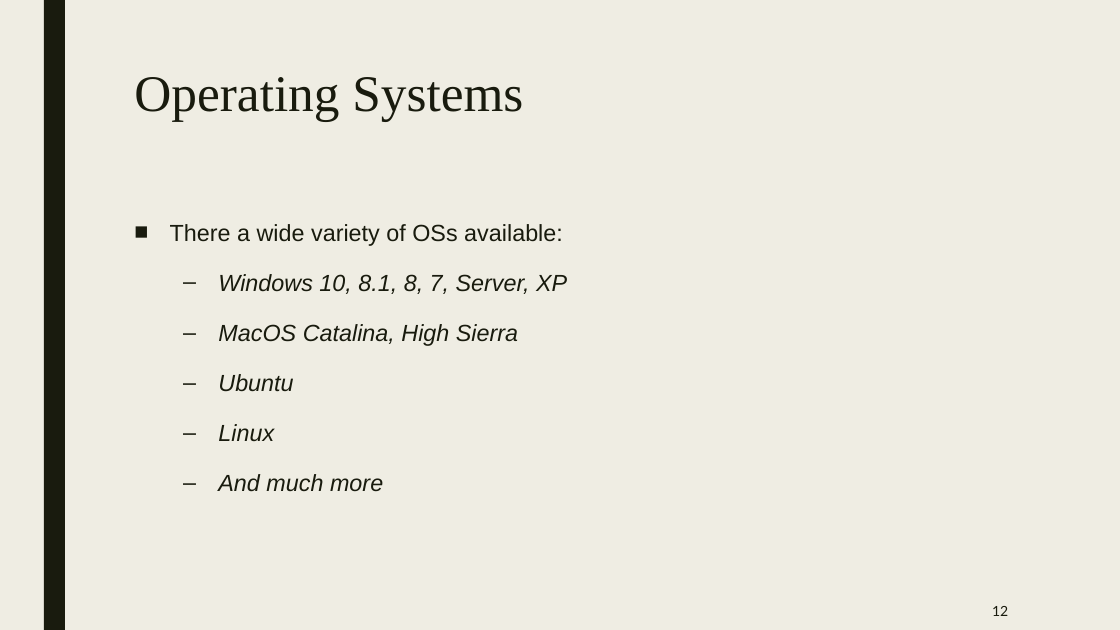
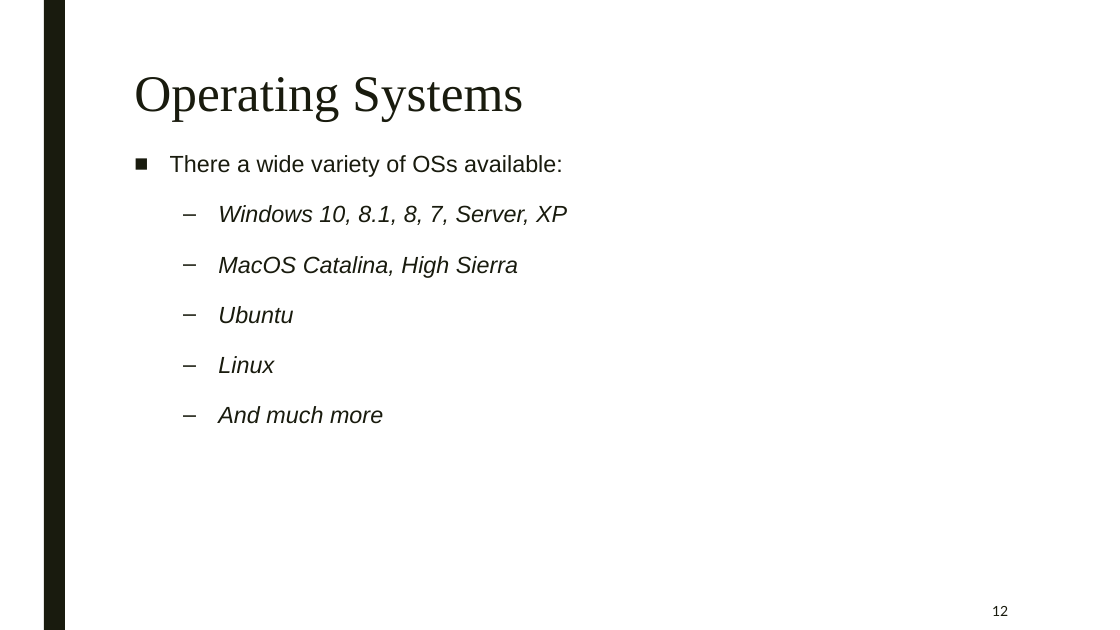
Before and after one commit to simeon9696/programmingworkshop, a slide deck: slide 12 of 3.) Introduction to computers/Introduction to computers.pptx. Drawn at 1120x630 pixels with LibreOffice and Linux fonts; fonts in the diff are those of the drawing. Boxes give left, top, right and bottom in pixels: in the first picture for what was removed or moved away, otherwise in the second. Text is boxed around its words. In the diff, an @@ line names an element or a change of style, - is before the commit and + after.

```diff
--- a/3.) Introduction to computers/Introduction to computers.pptx
+++ b/3.) Introduction to computers/Introduction to computers.pptx
@@ background #EFEDE3 to #FFFFFF @@
@@ text "There a wide variety of ...": place and size @@
-text "There a wide variety of ..." at (170,224,567,492)
+text "There a wide variety of ..." at (170,155,567,424)
```
Also in this commit, not shown: 12 other slides changed, 2 other files.
